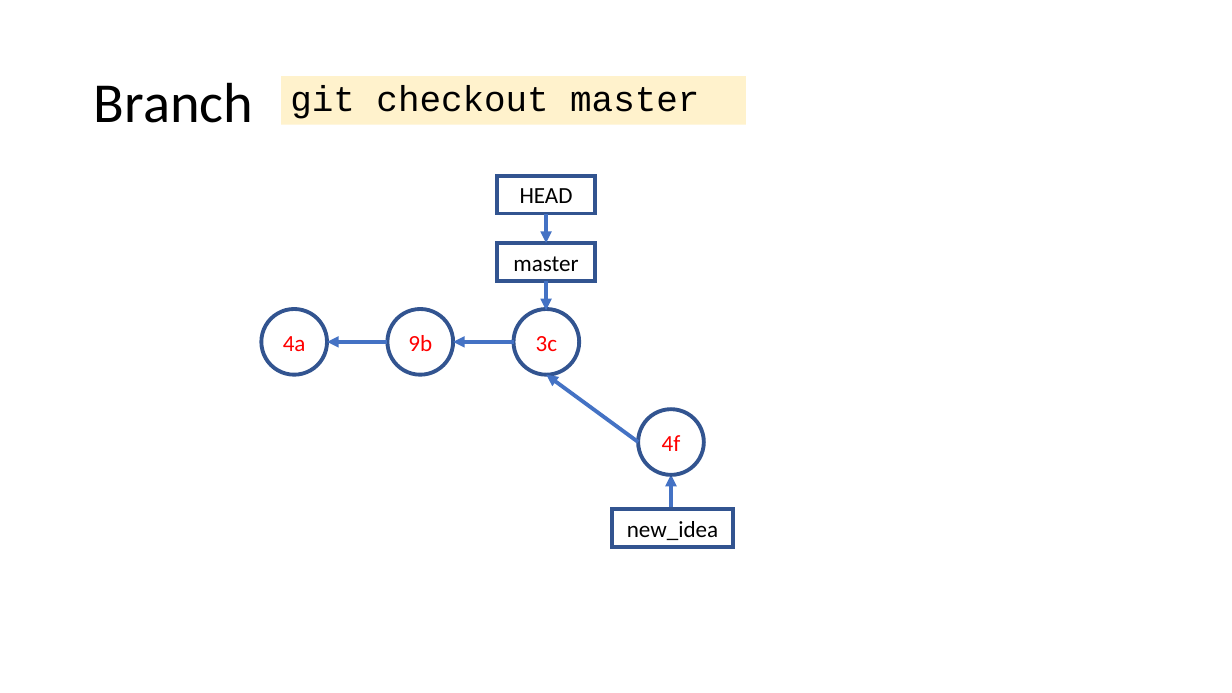
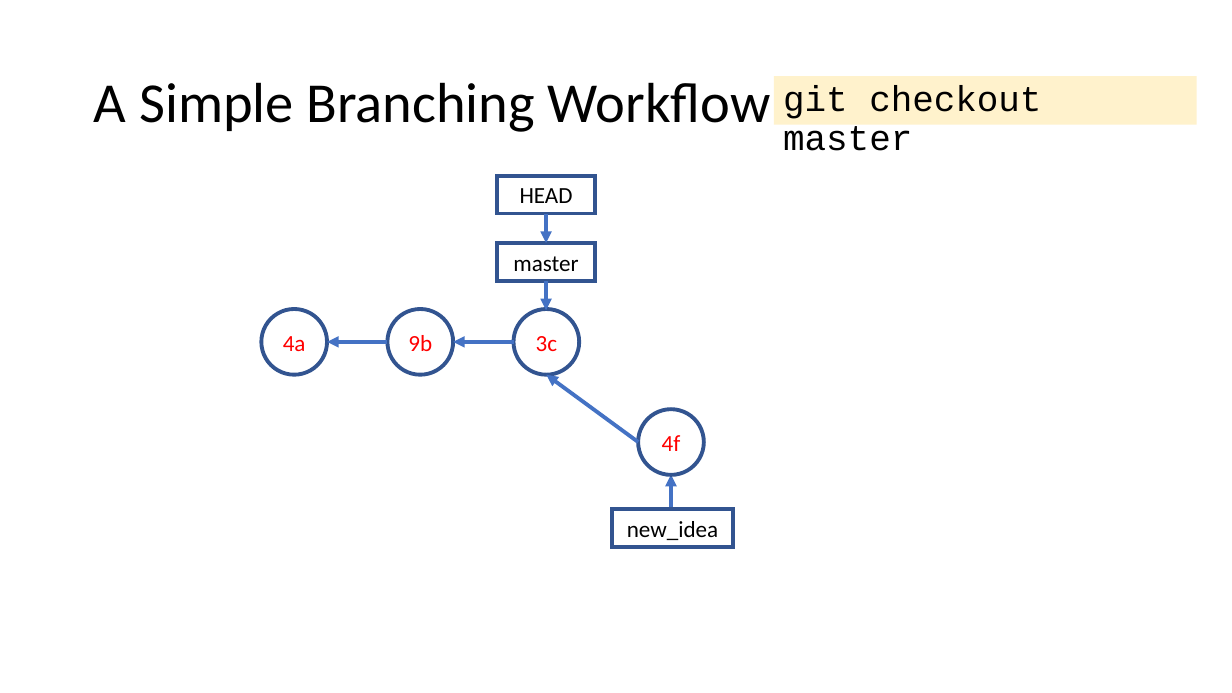
Before and after one commit to tdmdal/git-workshop, a slide deck: slide 37 of git_intro.pptx (slide 24 before the commit). Drawn at 1232x693 pixels with LibreOffice and Linux fonts; fonts in the diff are those of the drawing. Boxes give left, top, right and bottom in pixels: in the first picture for what was removed or moved away, otherwise in the second. Text is boxed around its words. In the diff, an @@ line names an element or a change of style, - is before the commit and + after.

Commit message:
rearranged slides based on dry run feedback

```diff
--- a/git_intro.pptx
+++ b/git_intro.pptx
@@ title at [94,82,771,132]: text changed @@
-Branch
+A Simple Branching Workflow
@@ rectangle "git checkout master": place and size @@
-rectangle "git checkout master" at [281,76,746,125]
+rectangle "git checkout master" at [775,76,1198,125]
```
Also in this commit, not shown: 18 other slides changed, 4 slides added, 1 slide removed, 2 other files.
